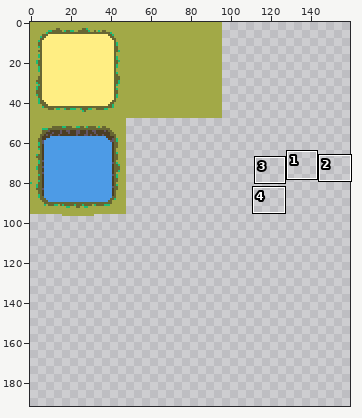
Edited in one commit: pixel-art file (Assets/Act1/TileMaps/Main TileSet.aseprite). Above, an overview of the earlier version with the close-up marked.
Close-up. The starting point:
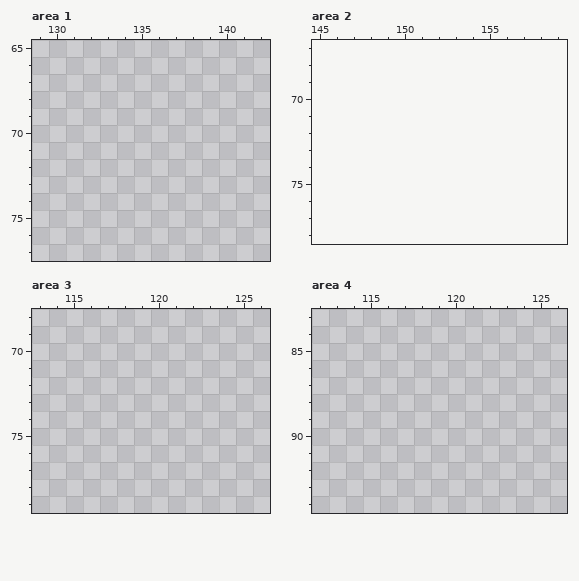
144x160 pixels, 1 frame. Shown: area 1: x 129..142, y 65..77; area 2: x 145..159, y 67..78; area 3: x 113..126, y 68..79; area 4: x 112..126, y 83..94. The old version is drawn lined up with the new one, on the new canvas. The commit also changed other parts of the picture, which this record leaves out.
After the commit:
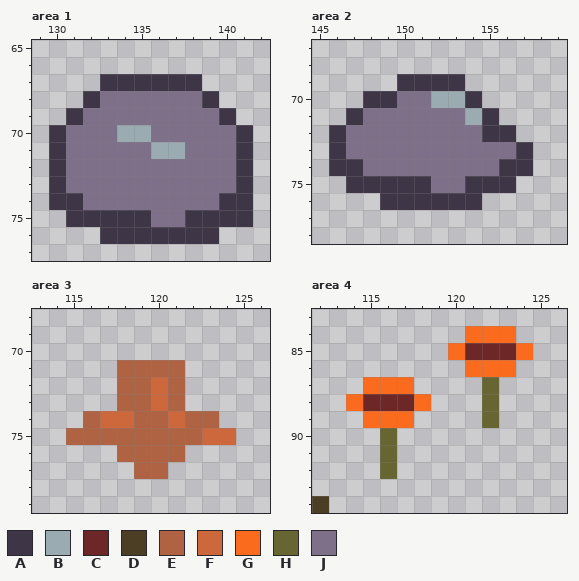
Palette (. is transparent): A #3e3546  B #9babb2  C #6e2727  D #4c3e24  E #af6343  F #cd683d  G #fb6b1d  H #676633  J #7f708a
Diff:
canvas 144x160 -> 160x192
--- area 1
@@ x 129..142 @@
 66 ..............
-67 ..............
-68 ..............
-69 ..............
-70 ..............
-71 ..............
-72 ..............
-73 ..............
-74 ..............
-75 ..............
-76 ..............
+67 ....AAAAAA....
+68 ...AJJJJJJA...
+69 ..AJJJJJJJJA..
+70 .AJJJBBJJJJJA.
+71 .AJJJJJBBJJJA.
+72 .AJJJJJJJJJJA.
+73 .AJJJJJJJJJJA.
+74 .AAJJJJJJJJAA.
+75 ..AAAAAJJAAAA.
+76 ....AAAAAAA...
 77 ..............
--- area 2
@@ x 145..159 @@
 68 ...............
-69 ...............
-70 ...............
-71 ...............
-72 ...............
-73 ...............
-74 ...............
-75 ...............
-76 ...............
+69 .....AAAA......
+70 ...AAJJBBA.....
+71 ..AJJJJJJBA....
+72 .AJJJJJJJJAA...
+73 .AJJJJJJJJJJA..
+74 .AAJJJJJJJJAA..
+75 ..AAAAAJJAAA...
+76 ....AAAAAA.....
 77 ...............
--- area 3
@@ x 113..126 @@
 70 ..............
-71 ..............
-72 ..............
-73 ..............
-74 ..............
-75 ..............
-76 ..............
-77 ..............
+71 .....EEEE.....
+72 .....EEFE.....
+73 .....EEFE.....
+74 ...EFFEEFEE...
+75 ..EEEEEEEEFF..
+76 .....EEEE.....
+77 ......EE......
 78 ..............
--- area 4
@@ x 112..126 @@
 83 ...............
-84 ...............
-85 ...............
-86 ...............
-87 ...............
-88 ...............
-89 ...............
-90 ...............
-91 ...............
-92 ...............
+84 .........GGG...
+85 ........GCCCG..
+86 .........GGG...
+87 ...GGG....H....
+88 ..GCCCG...H....
+89 ...GGG....H....
+90 ....H..........
+91 ....H..........
+92 ....H..........
 93 ...............
-94 ...............
+94 D..............
